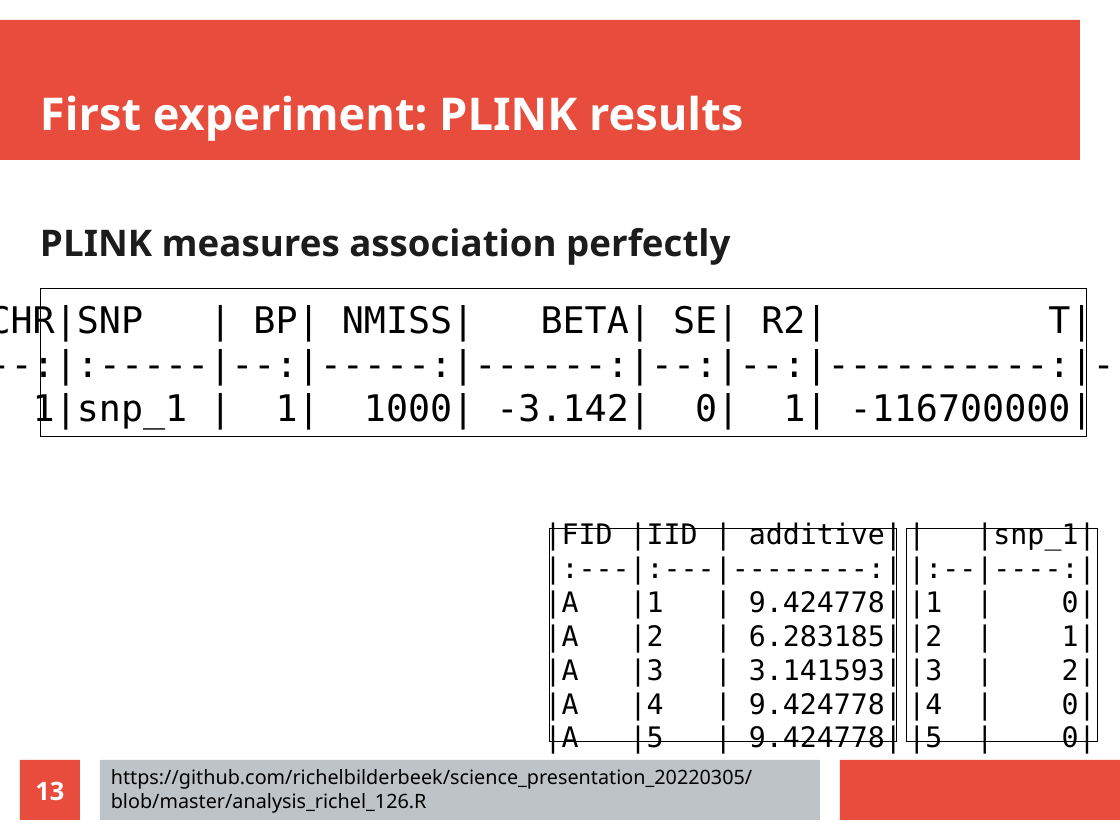
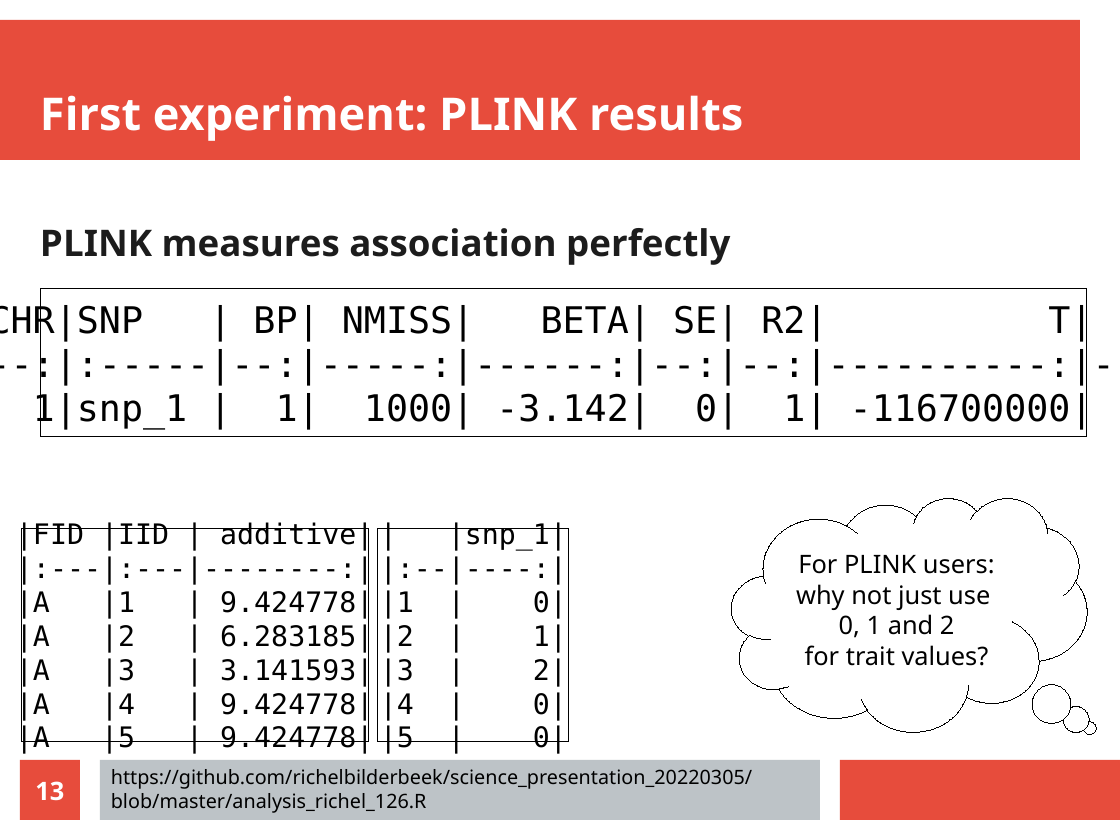
Before and after one commit to richelbilderbeek/science_presentation_20220305, a slide deck: slide 13 of science_presentation_20220305.odp. Drawn at 1120x840 pixels with LibreOffice and Linux fonts; fonts in the diff are those of the drawing. Boxes give left, top, right and bottom in pixels: in the first picture for what was removed or moved away, otherwise in the second. Text is boxed around its words. In the diff, an @@ line names an element or a change of style, - is before the commit and + after.

```diff
--- a/science_presentation_20220305.odp
+++ b/science_presentation_20220305.odp
@@ thought cloud added at (732, 498, 1087, 732), fill #FFFFFF, outline #000000 0 pt, 18 pt, text #000000 @@
+For PLINK users:
+why not just use
+0, 1 and 2
+for trait values?
@@ rectangle "|FID |IID | additive|": place and size @@
-rectangle "|FID |IID | additive|" at (550, 528, 897, 742)
+rectangle "|FID |IID | additive|" at (21, 528, 369, 742)
@@ rectangle "| |snp_1|": place and size @@
-rectangle "| |snp_1|" at (907, 528, 1098, 742)
+rectangle "| |snp_1|" at (378, 528, 569, 742)
```
Also in this commit, not shown: 9 other slides changed, 13 slides added, 2 slides removed, 6 other files.
